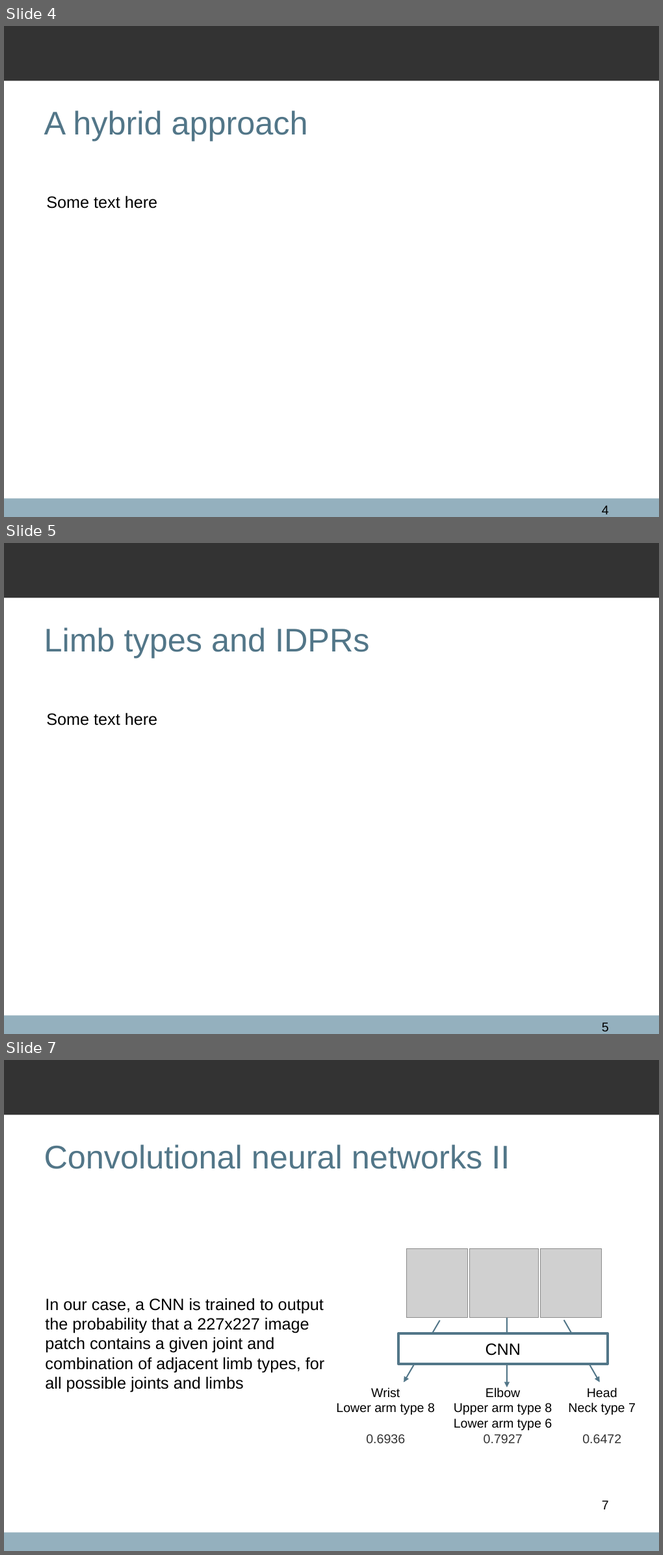
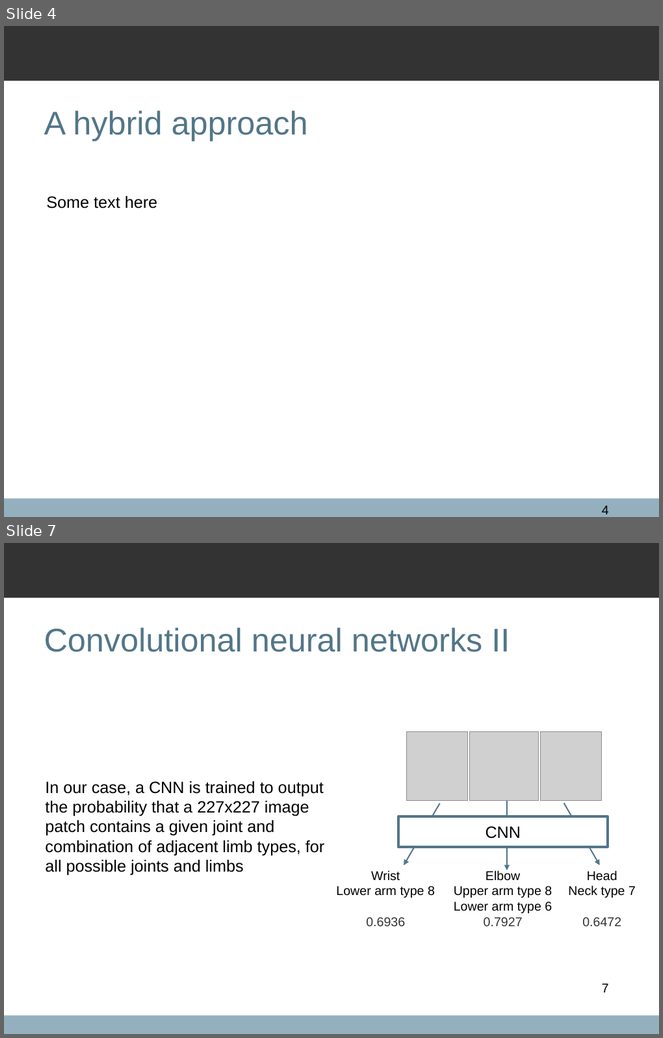
Before and after one commit to qxcv/comp2560, a slide deck: presentation/presentation.odp. Shown one above the other, each under a label of ours: slides 4, 5 and 7 before the commit, slides 4 and 7 after it; the slides between them are not shown. The pictures are 663x1555 and 663x1038 pixels, drawn with LibreOffice and Linux fonts; fonts in the diff are those of the drawing; grey boxes stand for pictures; background and template pictures are left out. Boxes give left, top, right and bottom in pixels: in the first picture for what was removed or moved away, otherwise in the second. Text is boxed around its words. In the diff, an @@ line names an element or a change of style, - is before the commit and + after.

```diff
--- a/presentation/presentation.odp
+++ b/presentation/presentation.odp
@@ slide 5 removed at [4, 543, 659, 1034], background #FFFFFF; not listed: 2 template elements that a slide beside it also shows @@
@@ title removed at [44, 627, 370, 658] @@
-Limb types and IDPRs
@@ text removed at [46, 713, 157, 726] @@
-Some text here
@@ page number removed at [602, 1023, 609, 1032] @@
-5
```
Also in this commit, not shown: 3 slides changed, 3 slides added, 4 other slides removed, 1 other file.
